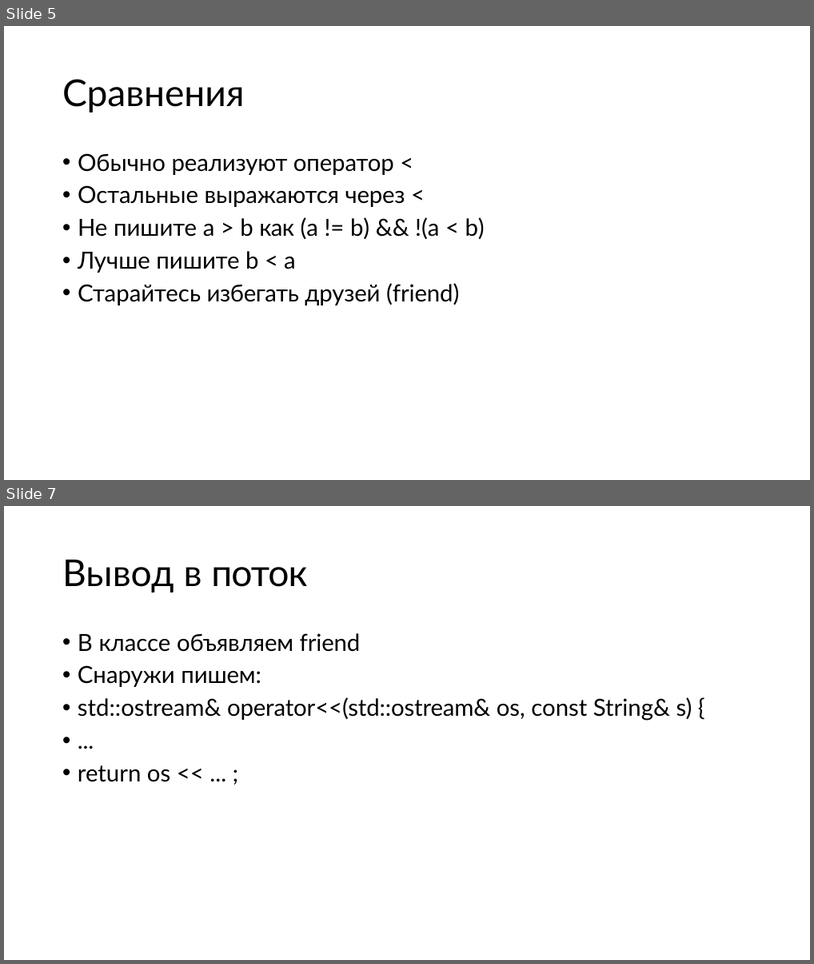
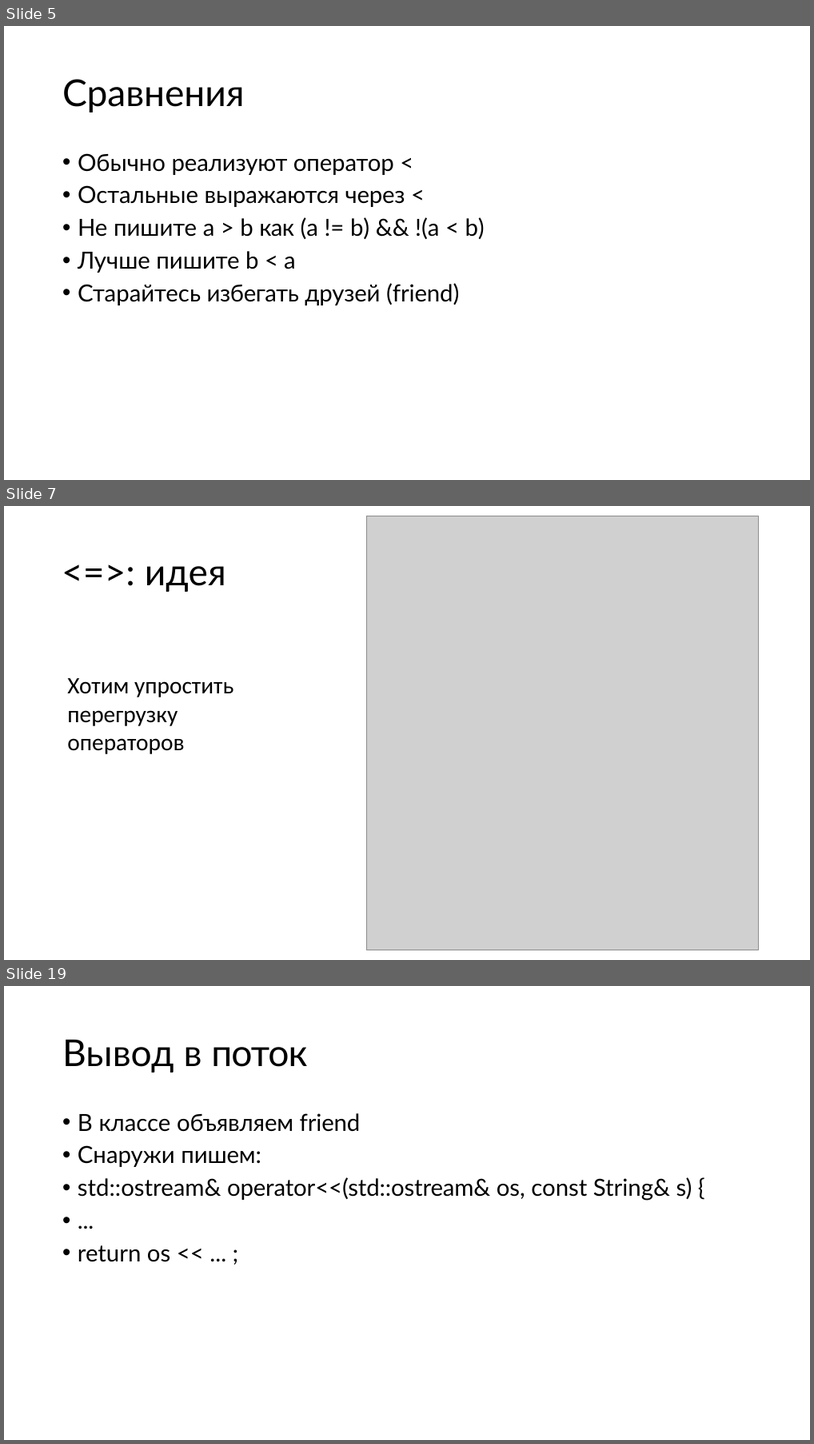
Before and after one commit to kostya2709/C_Plus_Plus_seminars, a slide deck: fall/sem_9_overload/presentations/Семинар_9.pptx. Shown one above the other, each under a label of ours: slides 5 and 7 before the commit, slides 5, 7 and 19 after it; the slides between them are not shown. The pictures are 814x964 and 814x1444 pixels, drawn with LibreOffice and Linux fonts; fonts in the diff are those of the drawing; grey boxes stand for pictures. Boxes give left, top, right and bottom in pixels: in the first picture for what was removed or moved away, otherwise in the second. Text is boxed around its words. In the diff, an @@ line names an element or a change of style, - is before the commit and + after.

```diff
--- a/fall/sem_9_overload/presentations/Семинар_9.pptx
+++ b/fall/sem_9_overload/presentations/Семинар_9.pptx
@@ slide 7 added at bbox=[4, 506, 810, 960], background #FFFFFF @@
@@ picture added at bbox=[367, 516, 759, 950] @@
@@ title added at bbox=[145, 566, 226, 592], 44 pt, text #000000 @@
+<=>: идея
@@ text added at bbox=[67, 678, 234, 754], 28 pt, text #000000 @@
+Хотим упростить перегрузку операторов
@@ what was slide 7 is now slide 19 @@
```
Also in this commit, not shown: 1 slide changed, 11 other slides added, 25 other files.
